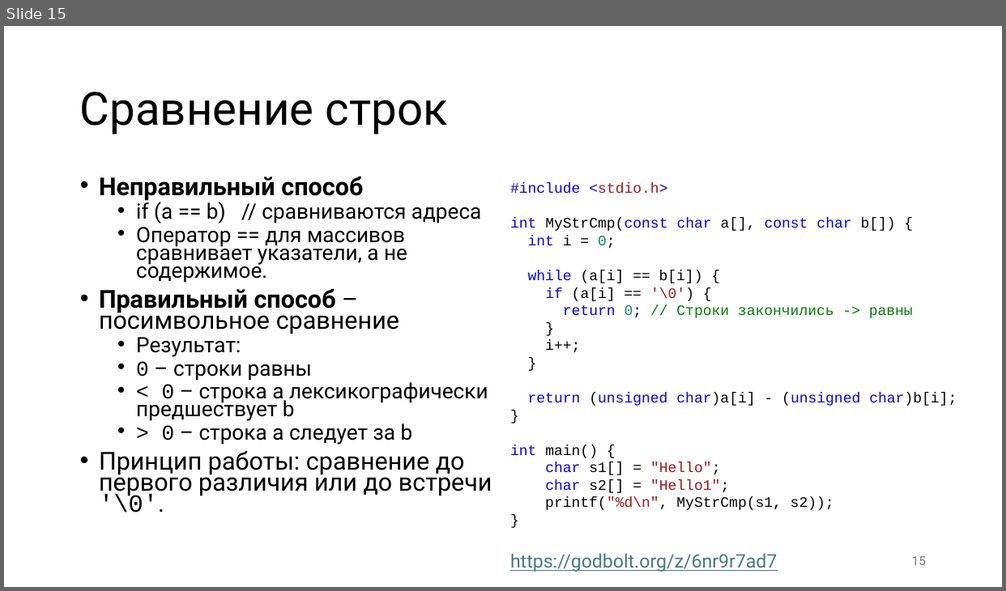
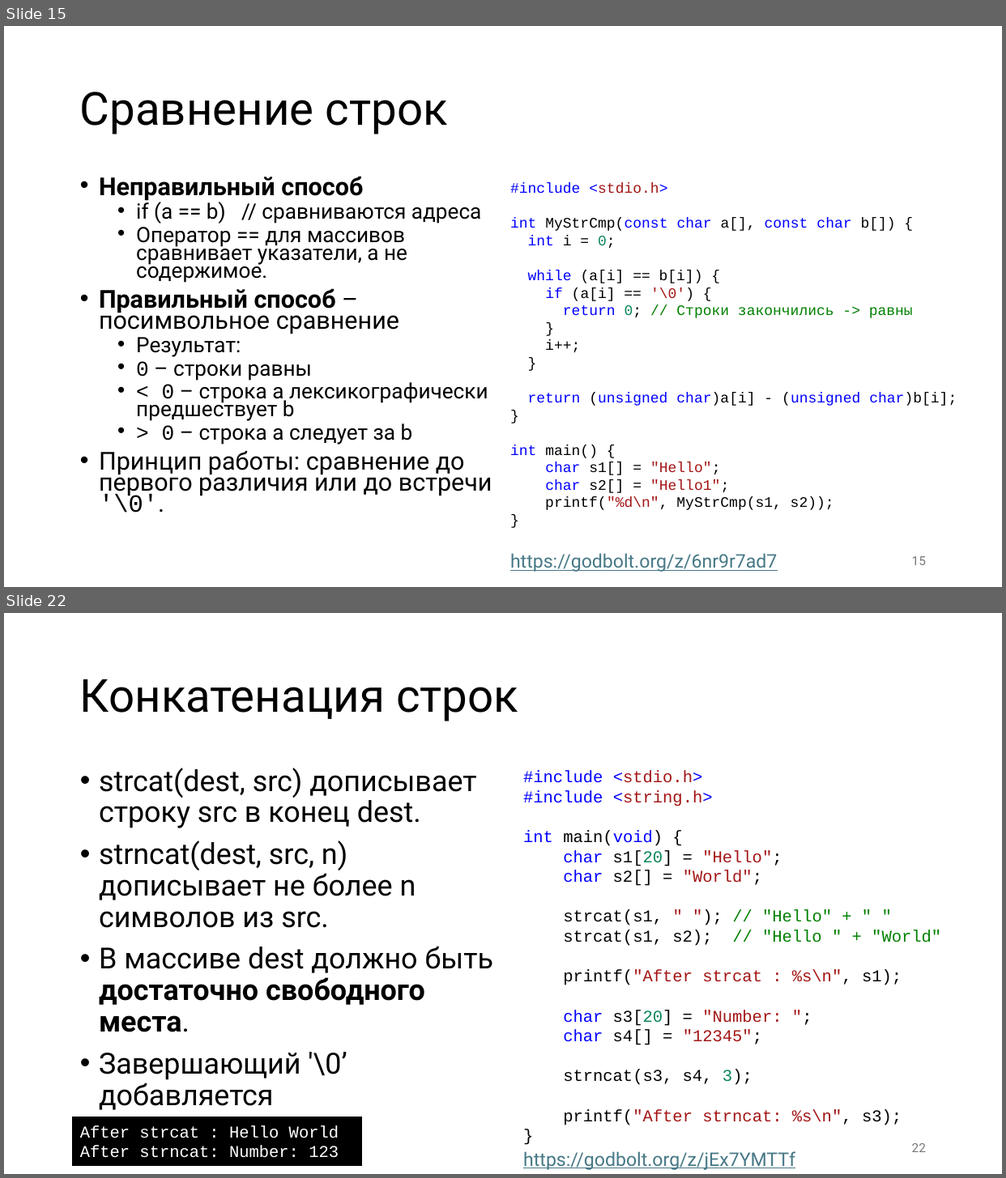
Before and after one commit to alexey-malov/mpp, a slide deck: lectures/03/Strings.pptx. Shown one above the other, each under a label of ours: slide 15 before the commit, slides 15 and 22 after it; the slides between them are not shown. The pictures are 1006x591 and 1006x1178 pixels, drawn with LibreOffice and Linux fonts; fonts in the diff are those of the drawing. Boxes give left, top, right and bottom in pixels: in the first picture for what was removed or moved away, otherwise in the second. Text is boxed around its words. In the diff, an @@ line names an element or a change of style, - is before the commit and + after.

Commit message:
Обновил лекцию про строки

```diff
--- a/lectures/03/Strings.pptx
+++ b/lectures/03/Strings.pptx
@@ slide 22 added at (4, 613, 1002, 1174), background #FFFFFF @@
@@ title added at (80, 679, 518, 722), 44 pt, text #000000 @@
+Конкатенация строк
@@ text added at (99, 768, 493, 1139), 28 pt, text #000000 @@
+• strcat(dest, src) дописывает строку src в конец dest.
+• strncat(dest, src, n) дописывает не более n символов из src.
+• В массиве dest должно быть достаточно свободного места.
+• Завершающий '\0’ добавляется автоматически.
@@ text added at (523, 770, 941, 1126), 16 pt, text #000000 @@
+#include <stdio.h>
+#include <string.h>
+int main(void) {
+char s1[20] = "Hello";
+char s2[] = "World";
+strcat(s1, " "); // "Hello" + " "
+strcat(s1, s2); // "Hello " + "World"
+printf("After strcat : %s\n", s1);
+char s3[20] = "Number: ";
+char s4[] = "12345";
+strncat(s3, s4, 3);
+printf("After strncat: %s\n", s3);
+}
@@ rectangle added at (73, 1118, 361, 1165), fill #000000, outline #000000 1.5 pt, 16 pt, text #FFFFFF @@
+After strcat : Hello World
+After strncat: Number: 123
@@ page number added at (912, 1144, 926, 1152), 12 pt, text #797979 @@
+22
@@ text added at (523, 1152, 795, 1170), 18 pt, text #467886, underline @@
+https://godbolt.org/z/jEx7YMTTf
```
Also in this commit, not shown: 14 other slides added.
